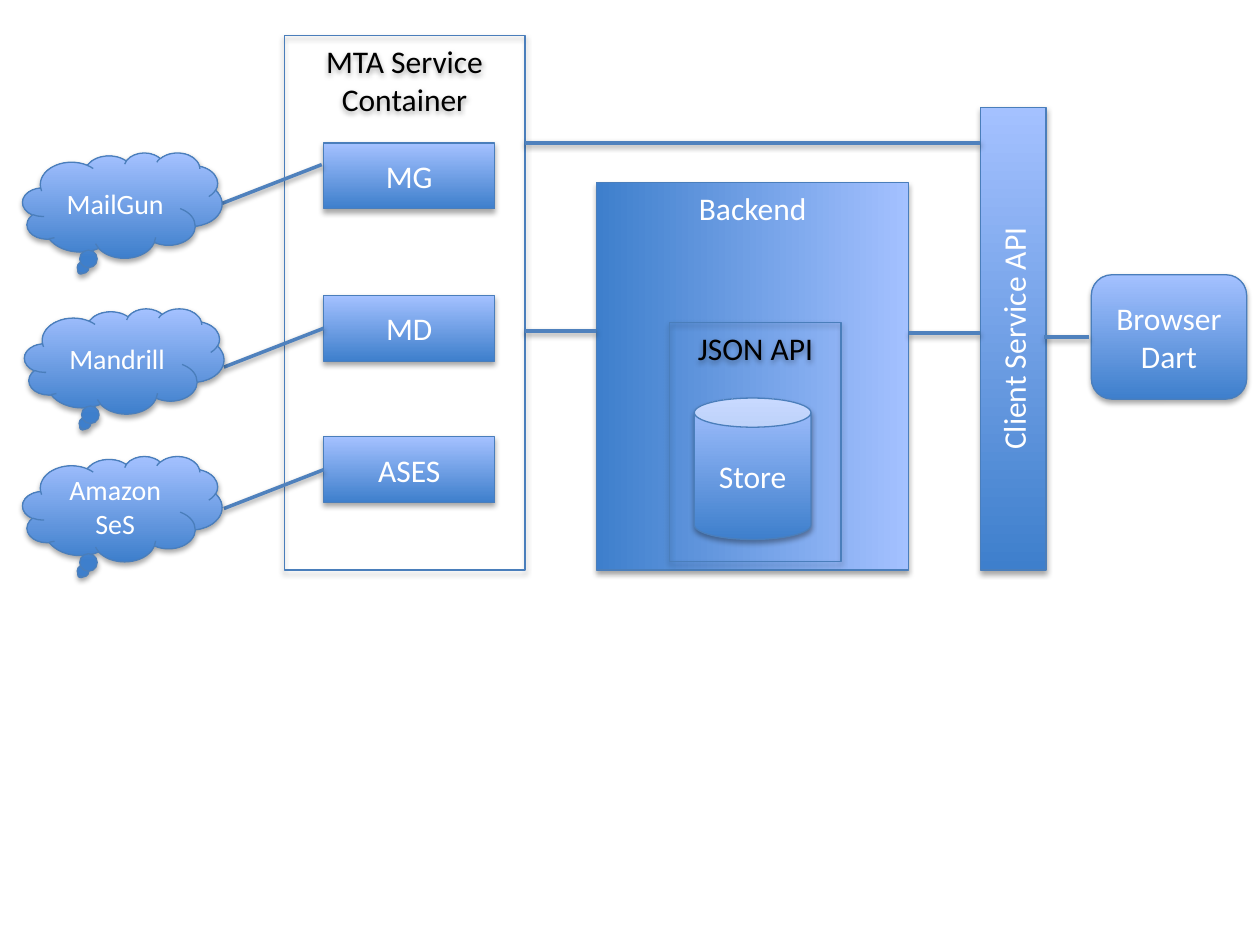
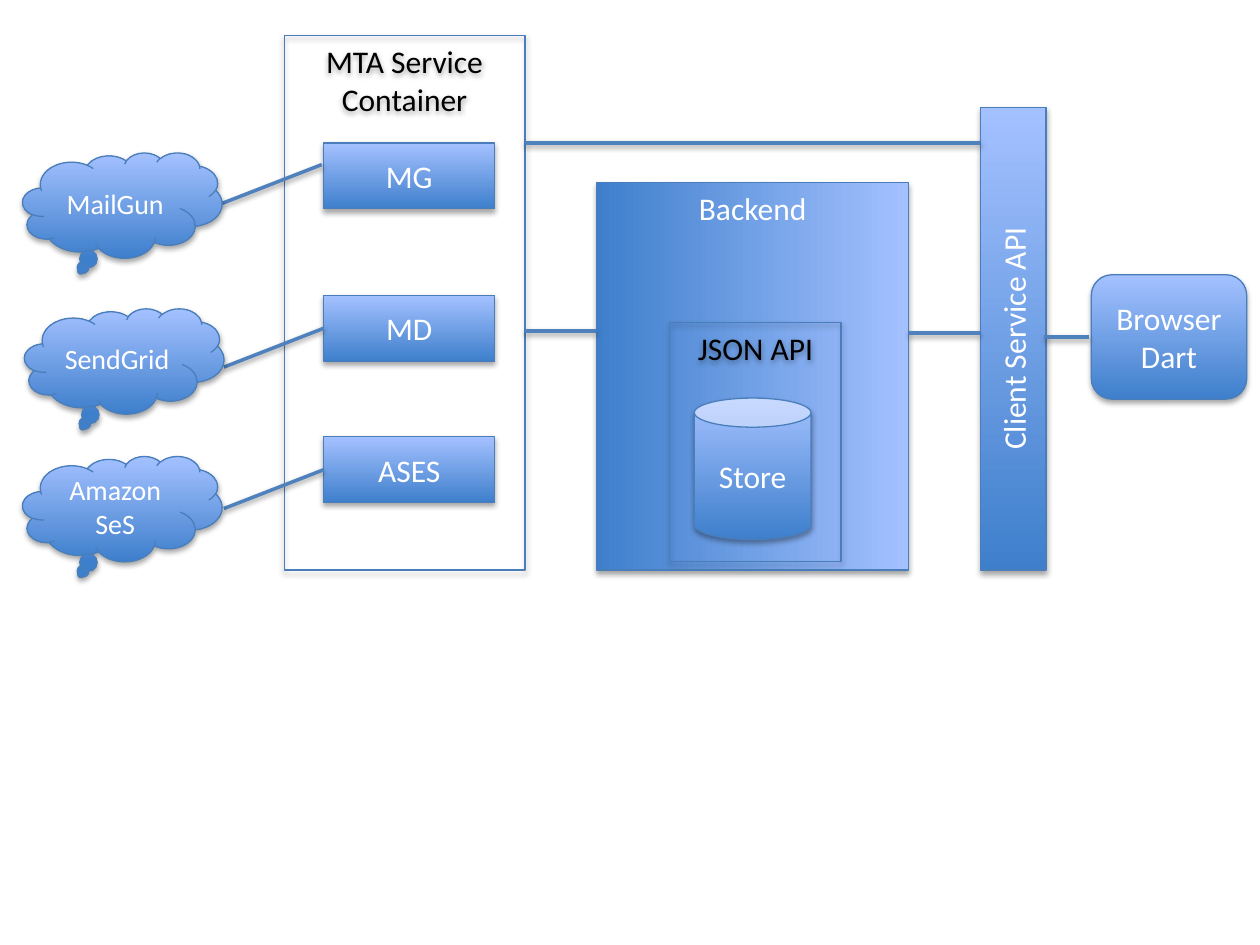
Before and after one commit to rasmuswz/e-mail-service, a slide deck: slide 1 of docs/SystemComponentDiagram.pptx. Drawn at 1260x945 pixels with LibreOffice and Linux fonts; fonts in the diff are those of the drawing. Boxes give left, top, right and bottom in pixels: in the first picture for what was removed or moved away, otherwise in the second. Text is boxed around its words. In the diff, an @@ line names an element or a change of style, - is before the commit and + after.

```diff
--- a/docs/SystemComponentDiagram.pptx
+++ b/docs/SystemComponentDiagram.pptx
@@ text in thought cloud at [65,349,169,369]: text changed @@
-Mandrill
+SendGrid
```
Also in this commit, not shown: 1 other file.
